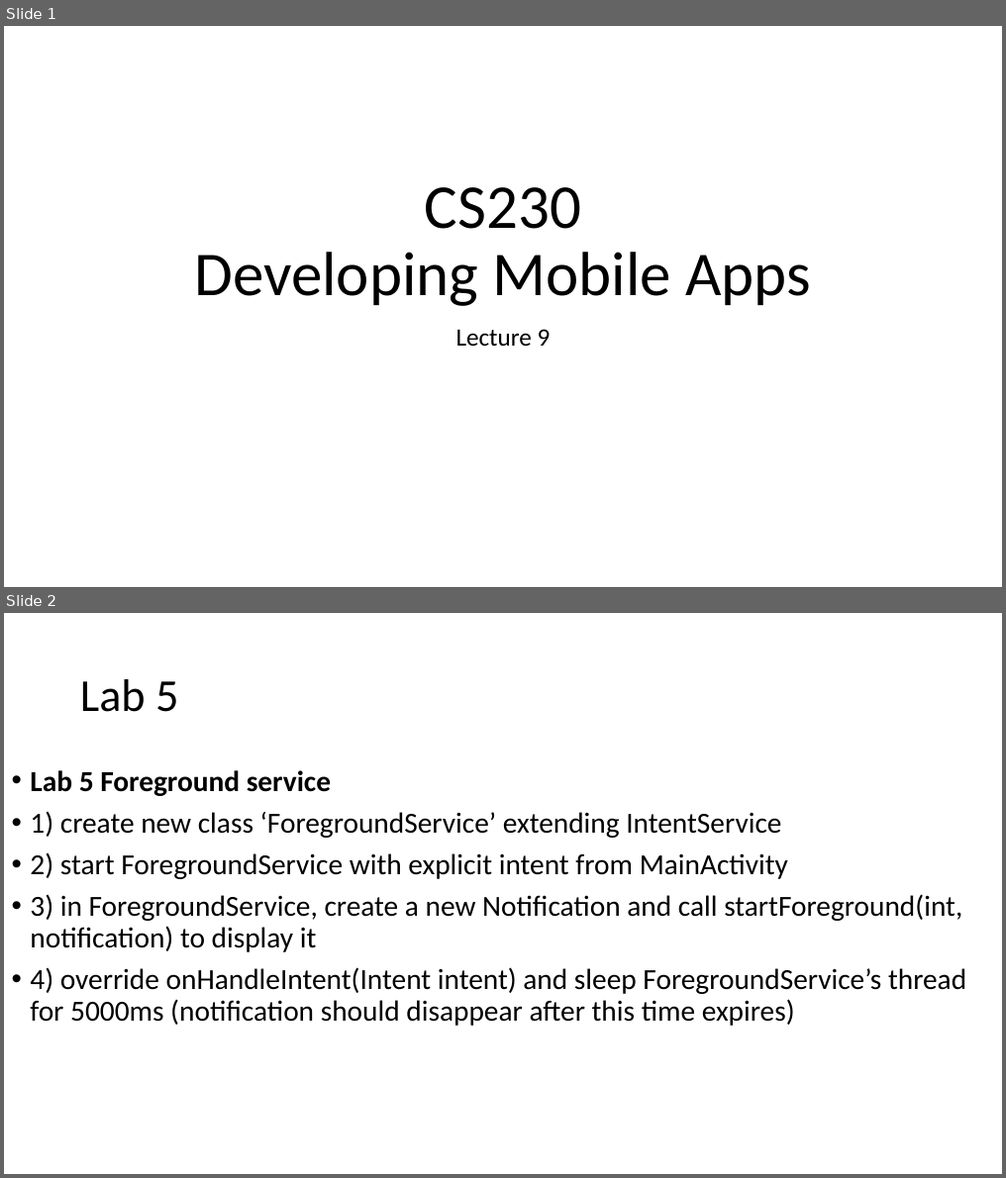
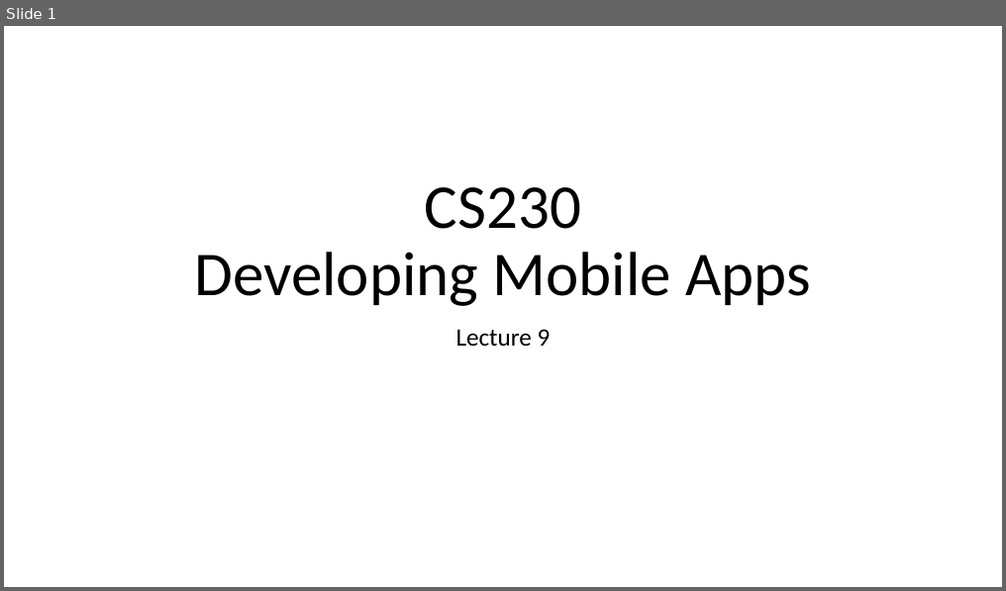
Before and after one commit to russellu/cs230, a slide deck: Lecture_09.pptx. Shown one above the other, each under a label of ours: slides 1 and 2 before the commit, slide 1 after it. The pictures are 1006x1178 and 1006x591 pixels, drawn with LibreOffice and Linux fonts; fonts in the diff are those of the drawing. Boxes give left, top, right and bottom in pixels: in the first picture for what was removed or moved away, otherwise in the second. Text is boxed around its words. In the diff, an @@ line names an element or a change of style, - is before the commit and + after.

```diff
--- a/Lecture_09.pptx
+++ b/Lecture_09.pptx
@@ slide 2 removed at [4, 613, 1002, 1174], background #FFFFFF @@
@@ title removed at [80, 679, 178, 712] @@
-Lab 5
@@ text removed at [30, 770, 966, 1026] @@
-• Lab 5 Foreground service
-• 1) create new class ‘ForegroundService’ extending IntentService
-• 2) start ForegroundService with explicit intent from MainActivity
-• 3) in ForegroundService, create a new Notification and call startForeground(int, notification) to display it
-• 4) override onHandleIntent(Intent intent) and sleep ForegroundService’s thread for 5000ms (notification should disappear after this time expires)
```
Also in this commit, not shown: 8 slides added, 5 other files.
